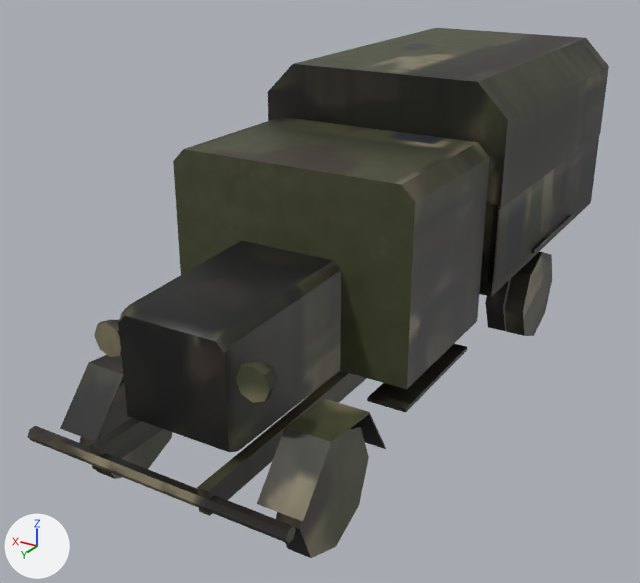
What one commit did to the FBX model models/PF621L/PF621L_LOW.fbx.
Before and after are seen from a camera (50 mm lens) standing at (-3.17, 6.14, 3.76) and looking at (0.29, 0.37, 0.88). The axes (+X, +Y, +Z) are drawn at lower left. The lights are the same throughout. The first picture is the older version. Vertices at exactly the same position are counted once.

Names of what the first picture shows: 'Chassis', 'Roue_02', 'Roue_Droite_01', 'Roue_Gauche_01'.
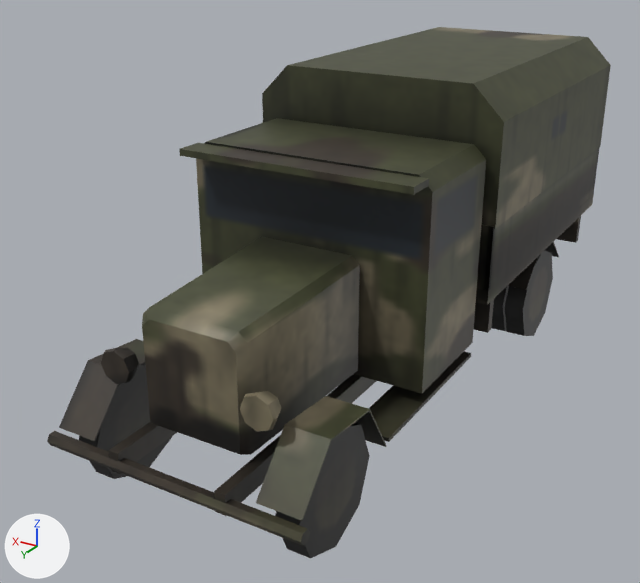
Changed parts and their boxes (x1, y1, x2, y2) in the pictures (640 x 583 px; the box of a moved part takes in the faces that stretch with it):
'Chassis', reshaped
    before: (27, 28, 609, 544)
    after: (47, 27, 611, 546)
'Roue_Gauche_01', moved
    before: (276, 425, 369, 558)
    after: (275, 422, 370, 559)
'Roue_Droite_01', moved
    before: (79, 378, 173, 479)
    after: (79, 363, 172, 479)
'Roue_02', moved
    before: (485, 251, 552, 336)
    after: (492, 251, 553, 336)
part 1 of me_chassis, added
    after: (214, 374, 376, 516)
part 2 of me_chassis, added
    after: (109, 422, 177, 474)
part 3 of me_chassis, moved or reshaped
    before: (173, 117, 490, 389)
    after: (196, 118, 486, 393)
part 4 of me_chassis, added
    after: (179, 143, 429, 195)
part 5 of me_chassis, added
    after: (474, 299, 494, 333)
part 6 of me_chassis, added
    after: (557, 216, 581, 243)
part 7 of me_chassis, moved or reshaped
    before: (257, 399, 386, 521)
    after: (256, 396, 386, 521)
part 8 of me_chassis, added
    after: (368, 351, 471, 442)
part 9 of me_chassis, moved or reshaped
    before: (60, 355, 124, 442)
    after: (59, 339, 145, 441)
part 10 of me_chassis, moved or reshaped
    before: (27, 426, 296, 544)
    after: (47, 431, 310, 546)
part 11 of me_chassis, moved or reshaped
    before: (94, 320, 121, 357)
    after: (101, 347, 139, 384)
part 12 of me_chassis, moved or reshaped
    before: (235, 361, 278, 403)
    after: (240, 391, 281, 432)
part 13 of me_chassis, rebuilt
    before: (479, 136, 599, 297)
    after: (476, 148, 599, 305)
part 14 of me_chassis, rebuilt
    before: (118, 241, 341, 452)
    after: (142, 237, 360, 455)
part 15 of me_chassis, rebuilt (12% taller)
    before: (268, 28, 609, 209)
    after: (262, 27, 611, 229)
part 16 of me_chassis, added
    after: (508, 242, 559, 290)
part 17 of me_chassis, deleted
    before: (531, 215, 572, 253)
part 18 of me_chassis, deleted
    before: (367, 344, 467, 412)
part 19 of me_chassis, deleted
    before: (90, 371, 367, 516)

The change, as a diff of the scene's bpy script:
```diff
--- a/models/PF621L/PF621L_LOW.fbx.py
+++ b/models/PF621L/PF621L_LOW.fbx.py
@@ me_chassis @@
-me_chassis.from_pydata(...)  # 226 vertices, 172 faces; spans x -1.06..1.06, y -2.86..2.89, z 0.48..2.62
+me_chassis.from_pydata(...)  # 270 vertices, 200 faces; spans x -1.04..1.04, y -2.93..2.74, z 0.45..2.62
+# me_chassis part 1: a new loose piece, a box spanning x -0.46..-0.38, y -2.805..2.715, z 0.45..0.6, in mat_m_tk (picture img_pf621l_low_png)
+# me_chassis part 2: a new loose piece, a box spanning x 0.38..0.46, y -2.805..2.715, z 0.45..0.6, in mat_m_tk (picture img_pf621l_low_png)
+# me_chassis part 3: the loose piece of 12 vertices spanning x -0.96..0.96, y 0.05..1.32, z 0.78..2.2 is scaled about its middle by (1, 0.74, 1.12), then moved by (0.0, -0.1, -0.08)
+# me_chassis part 4: a new loose piece, a box spanning x -0.93..0.93, y 1.06..1.28, z 2.135..2.185, in mat_m_tk (picture img_pf621l_low_png)
+# me_chassis part 5: a new loose piece, a box spanning x -0.985..0.985, y -0.23..-0.15, z 0.6..0.94, in mat_m_tk (picture img_pf621l_low_png)
+# me_chassis part 6: a new loose piece, a box spanning x -0.985..0.985, y -2.72..-2.64, z 0.6..0.94, in mat_m_tk (picture img_pf621l_low_png)
+# me_chassis part 7: the loose piece of 16 vertices spanning x -0.96..-0.64, y 1.61..2.65, z 0.48..0.92 is moved by (0.0, 0.0, 0.02)
+# me_chassis part 8: a new loose piece, a box spanning x -0.95..-0.65, y 0.1..1.55, z 0.485..0.515, in mat_m_tk (picture img_pf621l_low_png)
+# me_chassis part 9: the loose piece of 16 vertices spanning x 0.64..0.96, y 1.61..2.65, z 0.48..0.92 is moved by (0.0, 0.0, 0.02)
+# me_chassis part 10: the loose piece of 12 vertices spanning x -1.0..1.0, y 2.79..2.89, z 0.58..0.66 is moved by (0.0, -0.15, -0.12)
+# me_chassis part 11: the loose piece of 24 vertices spanning x 0.42..0.68, y 2.4..2.53, z 1.15..1.41 is moved by (0.0, -0.03, -0.21)
+# me_chassis part 12: the loose piece of 24 vertices spanning x -0.68..-0.42, y 2.4..2.53, z 1.15..1.41 is moved by (0.0, -0.03, -0.21)
+# me_chassis part 13: the loose piece of 28 vertices spanning x -1.03..1.03, y -2.86..-0.02, z 0.98..1.72 is rebuilt with 28 vertices and now spans x -1.03..1.03, y -2.93..0.06, z 0.94..1.58
+# me_chassis part 14: the loose piece of 18 vertices spanning x -0.44..0.44, y 1.32..2.58, z 0.78..1.6 is rebuilt with 18 vertices and now spans x -0.44..0.44, y 1.06..2.42, z 0.66..1.55
+# me_chassis part 15: the loose piece of 12 vertices spanning x -1.04..1.04, y -2.85..-0.03, z 1.7..2.62 is rebuilt with 12 vertices and now spans x -1.04..1.04, y -2.92..0.05, z 1.56..2.62
+# me_chassis part 16: a new loose piece of 16 vertices spanning x -1.0..-0.58, y -1.99..-1.03, z 0.66..0.93, in mat_m_tk (picture img_pf621l_low_png)
+# me_chassis part 17: the loose piece of 8 vertices spanning x -1.06..-0.76, y -2.06..-0.96, z 1.04..1.08 is deleted
+# me_chassis part 18: the loose piece of 8 vertices spanning x -0.95..-0.65, y 0.2..1.3, z 0.58..0.62 is deleted
+# me_chassis part 19: 32 vertices removed from x -0.47..0.47, y -2.84..2.87, z 0.55..0.98
+# other edits to the shape of me_chassis do not show in these pictures
 me_chassis.materials.append(mat_m_tk)
@@ ob_roue_02 @@
 ob_roue_02 = bpy.data.objects.new('Roue_02', me_roue_02)
-ob_roue_02.location = (0.0, -1.51, 0.43)
+ob_roue_02.location = (0.0, -1.51, 0.44)
@@ ob_roue_gauche_01 @@
 ob_roue_gauche_01 = bpy.data.objects.new('Roue_Gauche_01', me_roue_gauche_01)
-ob_roue_gauche_01.location = (-0.8, 2.14, 0.43)
+ob_roue_gauche_01.location = (-0.8, 2.14, 0.44)
@@ ob_roue_droite_01 @@
 ob_roue_droite_01 = bpy.data.objects.new('Roue_Droite_01', me_roue_droite_01)
-ob_roue_droite_01.location = (0.8, 2.14, 0.43)
+ob_roue_droite_01.location = (0.8, 2.14, 0.44)
```
